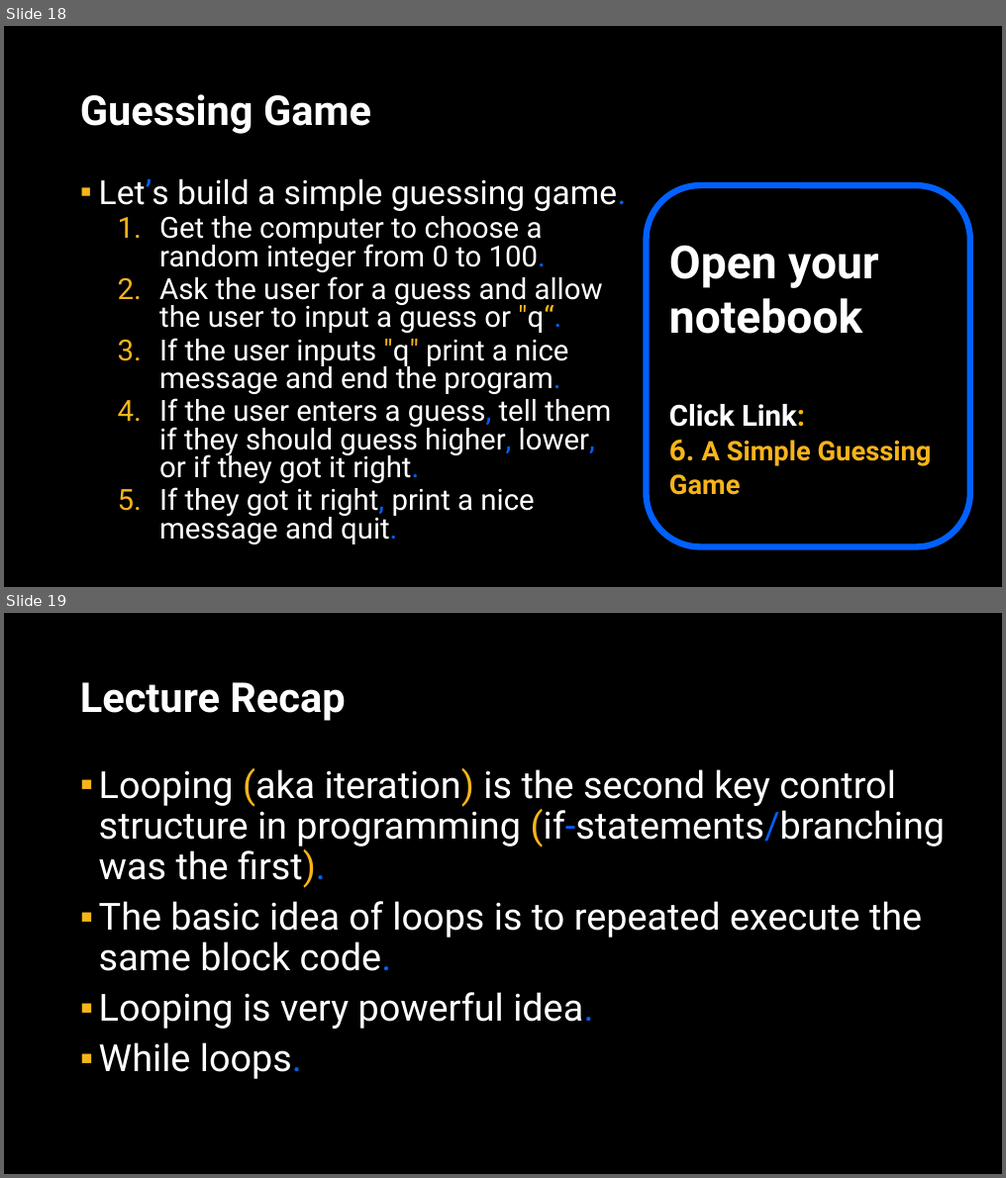
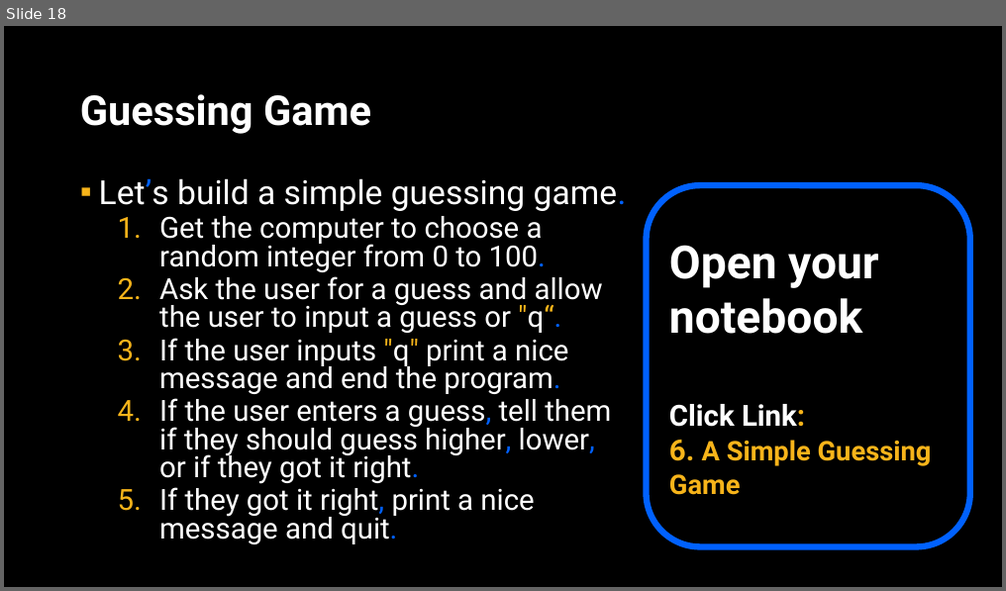
Before and after one commit to APS106/APS106-winter-2025-kinsella-goodfellow, a slide deck: lectures/week4/lecture2/slides/week4_lecture2.pptx. Shown one above the other, each under a label of ours: slides 18 and 19 before the commit, slide 18 after it. The pictures are 1006x1178 and 1006x591 pixels, drawn with LibreOffice and Linux fonts; fonts in the diff are those of the drawing; background and template pictures are left out. Boxes give left, top, right and bottom in pixels: in the first picture for what was removed or moved away, otherwise in the second. Text is boxed around its words. In the diff, an @@ line names an element or a change of style, - is before the commit and + after.

```diff
--- a/lectures/week4/lecture2/slides/week4_lecture2.pptx
+++ b/lectures/week4/lecture2/slides/week4_lecture2.pptx
@@ slide 19 removed at box(4, 613, 1002, 1174), background picture (left out) @@
@@ title removed at box(80, 682, 345, 721) @@
-Lecture Recap
@@ text removed at box(99, 768, 945, 1079) @@
-▪ Looping (aka iteration) is the second key control structure in programming (if-statements/branching was the first).
-▪ The basic idea of loops is to repeated execute the same block code.
-▪ Looping is very powerful idea.
-▪ While loops.
```
Also in this commit, not shown: 2 slides changed, 1 slide added, 3 other files.
